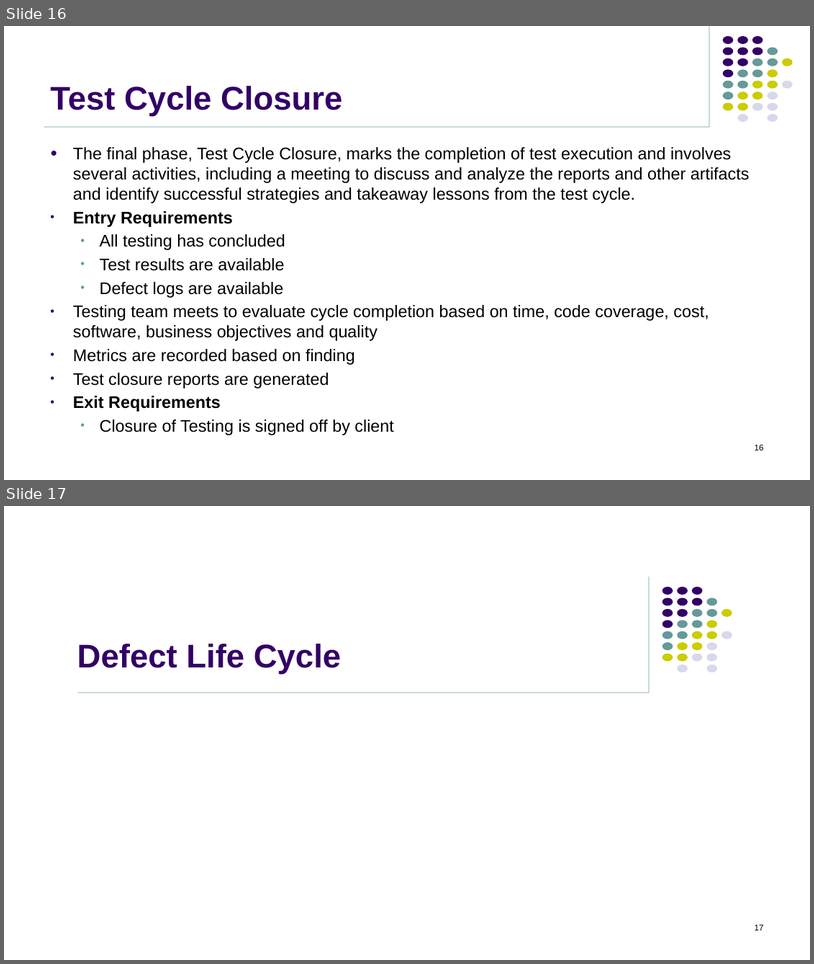
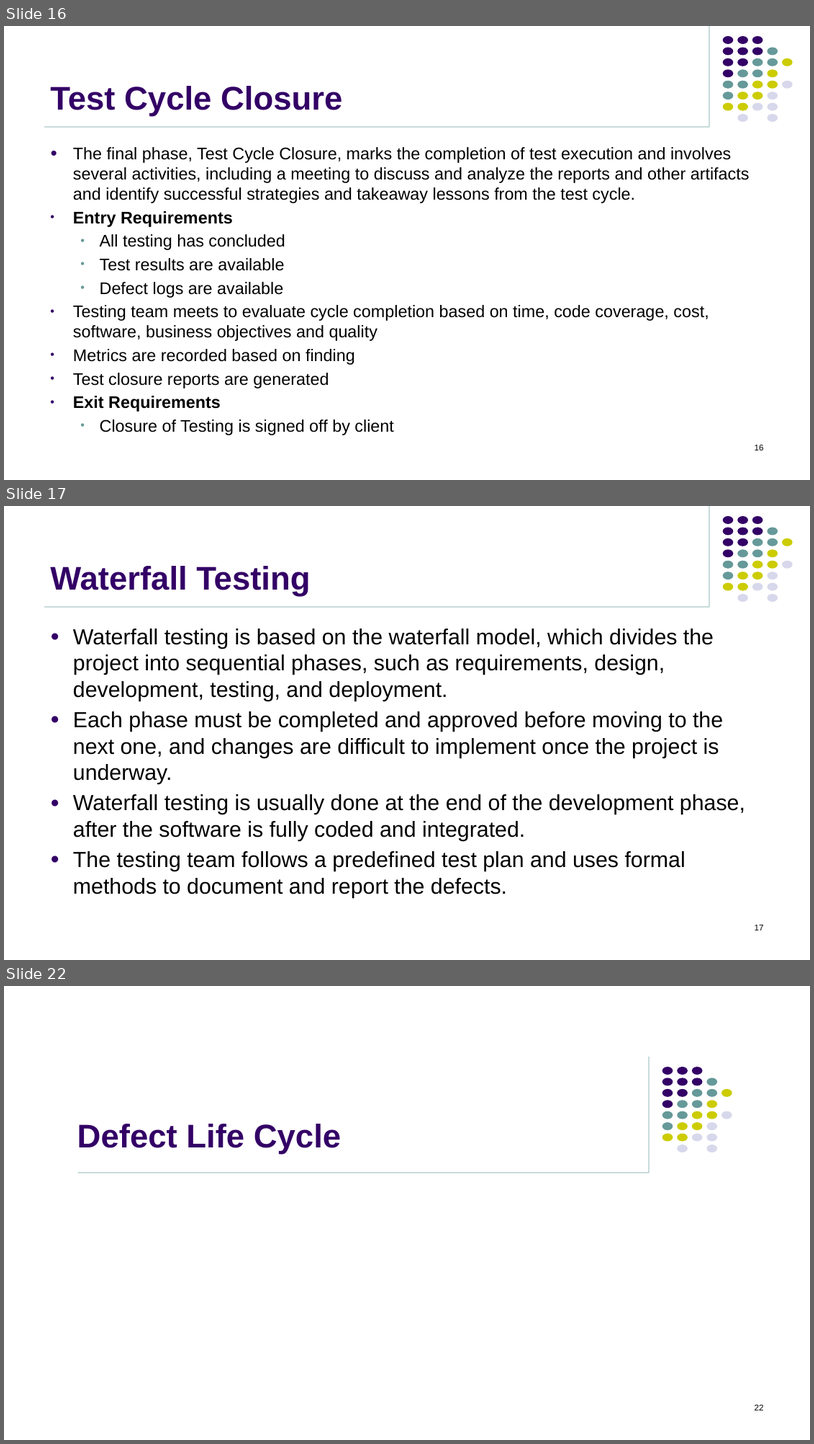
Before and after one commit to jasdhiratrevature/TrainingSlides, a slide deck: Automation Testing/01_Basic Testing Concepts.pptx. Shown one above the other, each under a label of ours: slides 16 and 17 before the commit, slides 16, 17 and 22 after it; the slides between them are not shown. The pictures are 814x964 and 814x1444 pixels, drawn with LibreOffice and Linux fonts; fonts in the diff are those of the drawing; background and template pictures are left out. Boxes give left, top, right and bottom in pixels: in the first picture for what was removed or moved away, otherwise in the second. Text is boxed around its words. In the diff, an @@ line names an element or a change of style, - is before the commit and + after.

```diff
--- a/Automation Testing/01_Basic Testing Concepts.pptx
+++ b/Automation Testing/01_Basic Testing Concepts.pptx
@@ slide 17 added at bbox=[4, 506, 810, 960], background #FFFFFF; not listed: 33 template elements that a slide beside it also shows @@
@@ title added at bbox=[50, 566, 310, 597], 39 pt, text #330066, bold @@
+Waterfall Testing
@@ text added at bbox=[73, 628, 746, 898], 26 pt, text #000000 @@
+● Waterfall testing is based on the waterfall model, which divides the project into sequential phases, such as requirements, design, development, testing, and deployment.
+● Each phase must be completed and approved before moving to the next one, and changes are difficult to implement once the project is underway.
+● Waterfall testing is usually done at the end of the development phase, after the software is fully coded and integrated.
+● The testing team follows a predefined test plan and uses formal methods to document and report the defects.
@@ page number added at bbox=[755, 924, 764, 930], 10 pt, text #000000 @@
+17
@@ what was slide 17 is now slide 22 @@
@@ page number at bbox=[755, 1404, 764, 1410]: text changed @@
-17
+22
```
Also in this commit, not shown: 4 other slides added, 1 other file.
